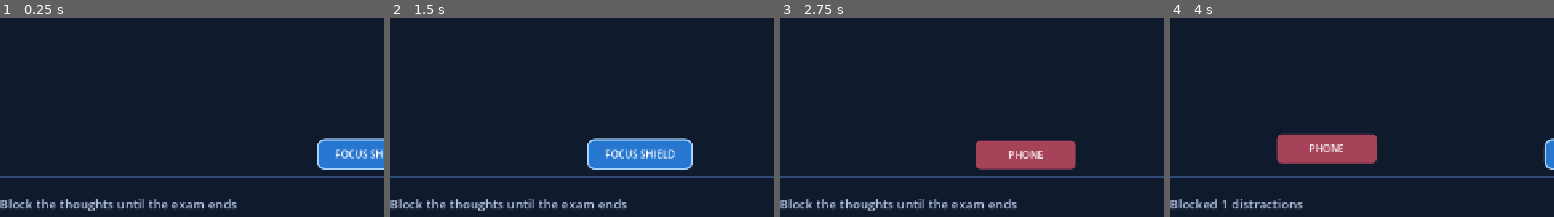
Above: before the commit, frames 1-4 (left to right).
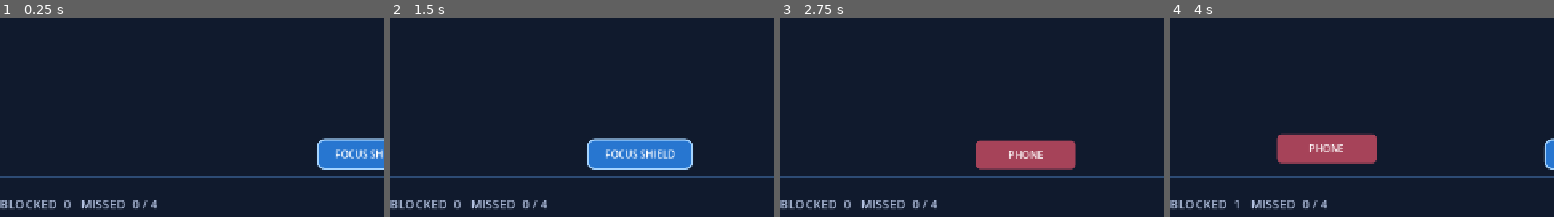
Above: after the commit, the same moments.

Repository: Luna020204/AggieWare
Game: Godot game, scene res://scenes/microgames/stay_focused.tscn
The game is run twice, just before and just after one commit, with the same random seed, the same clock (stepped at 60 frames per second) and the same inputs. This scene is started directly instead of the project's main scene.
Inputs (mouse positions are % of the whole screen's width and height, from its top left):
- Up to frame 1 (0.25 s): no input
- Up to frame 2 (1.5 s): tap Enter (game_confirm) at 0.5, 0.6, 1.25 s; move the mouse to (72, 45) at 0.52 s; hold Right (game_right) 0.53-1.25 s; click (72, 45) at 0.67 s; drag from (29, 56) to (44, 73) at 1.27 s
- Up to frame 3 (2.75 s): move the mouse to (60, 26) at 2.02 s; hold Right (game_right) from 2.03 s (still down); tap Enter (game_confirm) at 2.1 s
- Up to frame 4 (4 s): release Right (game_right) at 2.75 s; drag from (44, 73) to (18, 34) at 2.77 s; move the mouse to (81, 68) at 3.52 s; hold Left (game_left) from 3.53 s (still down); tap Enter (game_confirm) at 3.6 s
The pictures show only the part of the screen within x 1-51%, y 50-100%; the shares and areas given below are measured in that part.

The runs differ from the first frame. In frame 1, 1.5% of the frame differs, in the area x 2-62%, y 90-97%; in frame 2, 1.5%; in frame 3, 1.5%; in frame 4, 1.1%.

Commit message:
fix: allow recoverable misses in focus microgame

Diff:
--- a/scripts/microgames/stay_focused.gd
+++ b/scripts/microgames/stay_focused.gd
@@ -10,11 +10,13 @@
 const DURATIONS: Array[float] = [8.0, 7.0, 6.0]
 const SPAWN_INTERVALS: Array[float] = [1.3, 0.95, 0.7]
 const SPEEDS: Array[float] = [210.0, 275.0, 335.0]
+const MISS_LIMITS: Array[int] = [4, 3, 2]
 const THOUGHTS: Array[String] = ["PHONE", "SNACK", "SOCIAL MEDIA", "NAP", "TEXTS"]
 
 var _seconds_left := 0.0
 var _spawn_clock := 0.0
 var _blocked := 0
+var _missed := 0
 var _ended := false
 var _shield: PanelContainer
 var _status_label: Label
@@ -58,11 +60,15 @@
 		thought.position += velocity * delta
 		if thought.get_global_rect().intersects(_shield.get_global_rect()):
 			_blocked += 1
-			_status_label.text = "Blocked %d distractions" % _blocked
+			_update_status()
 			_remove_thought(thought)
 		elif thought.position.y > 570.0:
-			_finish_round(false, "A thought got through — refocus and try again!")
-			return
+			_missed += 1
+			_remove_thought(thought)
+			_update_status()
+			if _missed >= MISS_LIMITS[difficulty]:
+				_finish_round(false, "Too many distractions — refocus and try again!")
+				return
 	if _seconds_left <= 0.0:
 		_finish_round(true, "Exam complete — you stayed focused!")
 
@@ -123,14 +129,19 @@
 func _start_round() -> void:
 	_ended = false
 	_blocked = 0
+	_missed = 0
 	_seconds_left = DURATIONS[difficulty]
 	_spawn_clock = 0.0
-	_status_label.text = "Block the thoughts until the exam ends"
+	_update_status()
 	_timer_label.text = "EXAM  %.1f s" % _seconds_left
 	for thought: Control in _thoughts:
 		thought.queue_free()
 	_thoughts.clear()
 	time_changed.emit(_seconds_left, DURATIONS[difficulty])
+
+
+func _update_status() -> void:
+	_status_label.text = "BLOCKED  %d   MISSED  %d / %d" % [_blocked, _missed, MISS_LIMITS[difficulty]]
 
 
 func _spawn_thought() -> void:
--- a/tools/smoke_flow.gd
+++ b/tools/smoke_flow.gd
@@ -50,6 +50,10 @@
 	focus._thoughts[0].position = focus._shield.position
 	focus._process(0.01)
 	_assert(focus._blocked == 1, "Shield did not block a thought")
+	focus._spawn_thought()
+	focus._thoughts[0].position = Vector2(0.0, 610.0)
+	focus._process(0.01)
+	_assert(focus._missed == 1 and not focus._ended, "One missed thought ended the round")
 	for index: int in 3:
 		flow._active_scene._finish_round(false, "Time's up")
 		await create_timer(0.85, false).timeout
Not shown, changed: docs/individual-technical-record-hongrui.md
